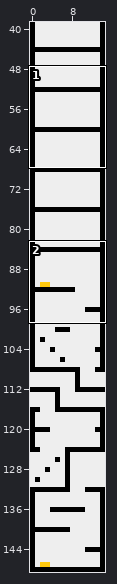
Two versions of a level (Tiled map (JSON), source/assets/tilemaps/upwards.json). The picture above shows the old version from afar; the outline marks the close-up.
Close-up. Earlier state:
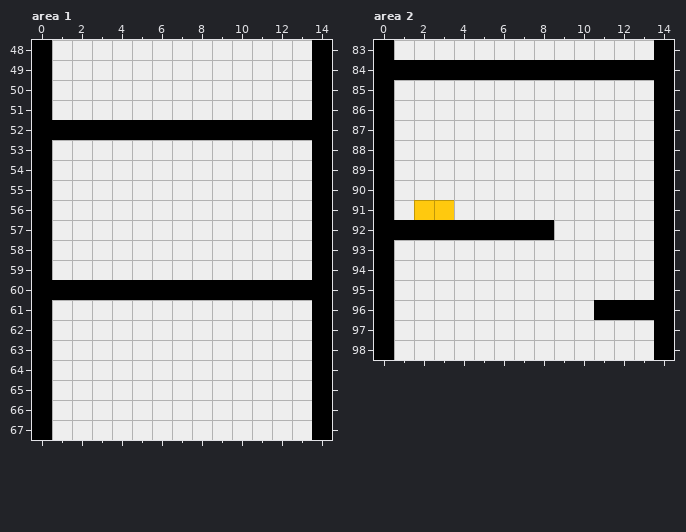
Cells are 32x32 px. Shown: area 1 x 0..14, y 48..67; area 2 x 0..14, y 83..98. The commit also changed other parts of the map, which this record leaves out. The old version is drawn lined up with the new one.
The result:
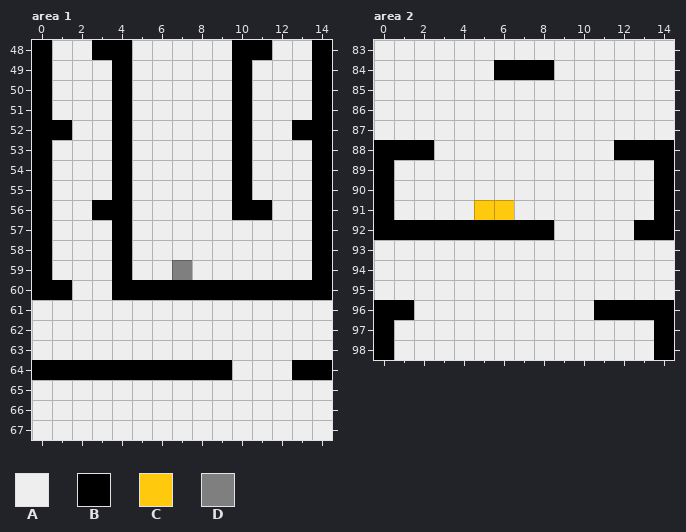
Key: from "retileset": A 0, B 1, C 2, D 4.
_ is an empty cell.
What changed:
map size 15x150 -> 15x149 cells (old content now starts at 0,-1; both pictures use the new coordinates)
Layer "tiles", area 1:
y 48: x 3..4 AA -> BB; x 10..11 AA -> BB
y 49..51: x 4 A -> B; x 10 A -> B
y 52: x 2..3 BB -> AA; x 5..9 BBBBB -> AAAAA; x 11..12 BB -> AA
y 53..55: x 4 A -> B; x 10 A -> B
y 56: x 3..4 AA -> BB; x 10..11 AA -> BB
y 57..58: x 4 A -> B
y 59: x 4 A -> B; x 7 A -> D
y 60: x 2..3 BB -> AA
y 61..63: x 0 B -> A; x 14 B -> A
y 64: x 1..9 AAAAAAAAA -> BBBBBBBBB; x 13 A -> B
y 65..67: x 0 B -> A; x 14 B -> A
Layer "tiles", area 2:
y 83: x 0 B -> A; x 14 B -> A
y 84: x 0..5 BBBBBB -> AAAAAA; x 9..14 BBBBBB -> AAAAAA
y 85..87: x 0 B -> A; x 14 B -> A
y 88: x 1..2 AA -> BB; x 12..13 AA -> BB
y 91: x 2..3 CC -> AA; x 5..6 AA -> CC
y 92: x 13 A -> B
y 93..95: x 0 B -> A; x 14 B -> A
y 96: x 1 A -> B
